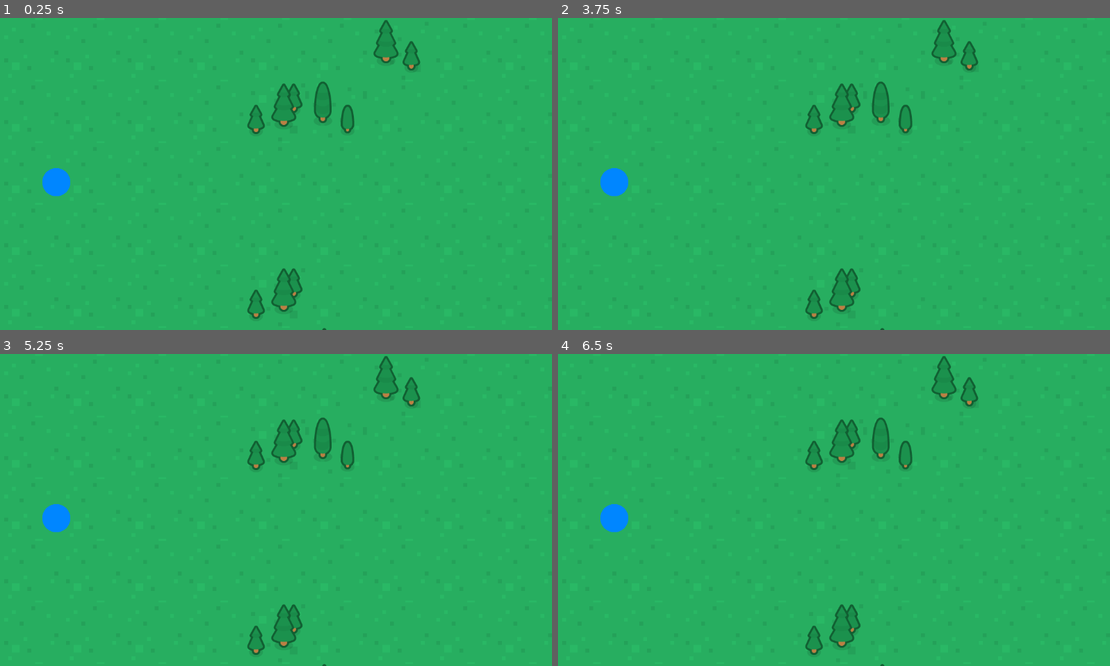
Above: before the commit, frames 1-4 (two rows, left to right).
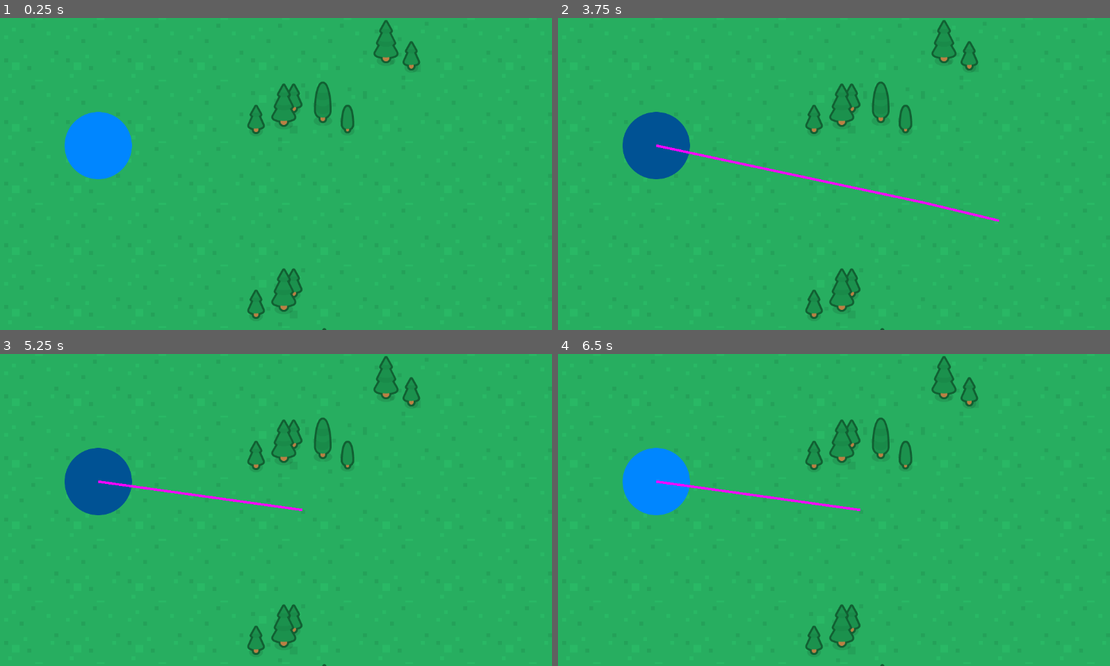
Above: after the commit, the same moments.

Repository: ewandos/godot-plugin-fluid-group-navigation
Game: Godot game, scene res://Game.tscn
Two runs of this game, one before a commit and one after it. Both use one fixed random seed, a clock stepped at 60 frames per second and the inputs below.
Inputs (mouse positions are in pixels of both pictures, inside the frame that each line leads up to):
- Up to frame 1 (0.25 s): no input
- Up to frame 2 (3.75 s): tap Enter at 0.5, 2 s; move the mouse to (955, 158) at 0.52 s; click (955, 158) at 0.67 s; tap Space at 1.25, 2.75 s; drag from (723, 189) to (806, 236) at 1.27 s; move the mouse to (889, 105) at 2.02 s; click (889, 105) at 2.17 s; drag from (806, 236) to (662, 127) at 2.77 s; move the mouse to (999, 220) at 3.52 s; click (999, 220) at 3.67 s
- Up to frame 3 (5.25 s): tap Enter at 4.25 s; drag from (104, 463) to (193, 432) at 4.27 s; move the mouse to (303, 510) at 5.02 s; click (303, 510) at 5.17 s
- Up to frame 4 (6.5 s): tap Space at 5.75 s; drag from (751, 432) to (723, 525) at 5.77 s

The runs differ from the first frame. In frame 1, 2.5% of the frame differs, in the area x 7-24%, y 30-58%; in frame 2, 3.0%, in the area x 7-80%, y 30-66%; in frame 3, 2.7%; in frame 4, 2.7%.
Error before the commit: Invalid call. Nonexistent function 'get_next_location' in base 'NavigationAgent2D'. (res://Unit.gd:20)

Commit message:
use the navigation server directly without the navigationagent

Diff:
--- a/Game.tscn
+++ b/Game.tscn
@@ -232,7 +232,7 @@
 sources/0 = SubResource("TileSetAtlasSource_g5aoy")
 
 [sub_resource type="CircleShape2D" id="1"]
-radius = 32.0156
+radius = 71.3442
 
 [node name="Game" type="Node2D"]
 
@@ -242,19 +242,19 @@
 layer_0/tile_data = PackedInt32Array(0, 131072, 7, 1, 131072, 7, 2, 131072, 7, 65538, 131072, 7, 65537, 131072, 7, 6553 …(1313 unchanged characters)…
 
 [node name="Unit" type="CharacterBody2D" parent="." groups=["unit"]]
-position = Vector2(124, 341)
+position = Vector2(211, 265)
 script = ExtResource("3")
 color = Color(1, 0.607843, 0.580392, 1)
 metadata/_edit_group_ = true
 
 [node name="Sprite2D" type="Sprite2D" parent="Unit"]
-scale = Vector2(0.176, 0.176)
+scale = Vector2(0.42, 0.42)
 texture = ExtResource("2")
 
 [node name="CollisionShape2D" type="CollisionShape2D" parent="Unit"]
 shape = SubResource("1")
 
-[node name="NavigationAgent2d" type="NavigationAgent2D" parent="Unit"]
+[node name="UnitMover" type="Node" parent="Unit"]
 
 [node name="Unit Selector" type="Node2D" parent="."]
 script = ExtResource("1")
--- a/PathRenderer.gd
+++ b/PathRenderer.gd
@@ -5,9 +5,9 @@
 func _ready():
 	units = get_tree().get_nodes_in_group("unit")
 	for unit in units:
-		unit.agent.path_changed.connect(queue_redraw)
+		unit.connect("path_changed", queue_redraw)
 
 func _draw():
 	for unit in units:
-		if (unit.agent.get_nav_path().size() < 2): return
-		draw_polyline(unit.agent.get_nav_path(), Color.MAGENTA, 5)
+		if unit.result.path.size() < 2: return
+		draw_polyline(unit.result.path, Color.MAGENTA, 5)
--- a/Unit.gd
+++ b/Unit.gd
@@ -2,34 +2,29 @@
 class_name Unit
 
 @export var color: Color
+signal path_changed
 var is_selected := false
+var result := NavigationPathQueryResult2D.new()
 
 @onready var sprite: Sprite2D = $Sprite2D
-@onready var agent: NavigationAgent2D = $NavigationAgent2d
 
 func _ready() -> void:
-	agent.velocity_computed.connect(on_velocity_computed)
-	agent.path_changed.connect(on_path_changed)
-	agent.target_reached.connect(on_target_reached)
+	pass
 
 func _input(event):
 	if event is InputEventMouseButton and event.button_index == MOUSE_BUTTON_LEFT and event.pressed and is_selected:
-		agent.set_target_location(get_viewport().get_mouse_position())
+		var parameter := NavigationPathQueryParameters2D.new()
+		parameter.path_postprocessing = NavigationPathQueryParameters2D.PATH_POSTPROCESSING_CORRIDORFUNNEL
+		parameter.start_position = position
+		parameter.target_position = get_viewport().get_mouse_position()
+		parameter.map = NavigationServer2D.get_maps()[0]
+
+		NavigationServer2D.query_path(parameter, result)
+		print(result.path)
+		path_changed.emit()
 
 func _physics_process(delta: float) -> void:
-	var next_location = agent.get_next_location()
-	var v = (next_location - global_position).normalized()
-	agent.set_velocity(v)
-
-func on_velocity_computed(safe_velocity: Vector2) -> void:
-	position += safe_velocity
-
-func on_path_changed() -> void:
 	pass
-
-func on_target_reached() -> void:
-	print("reached goal")
-	get_tree().quit()
 
 func select() -> void:
 	sprite.modulate = color
